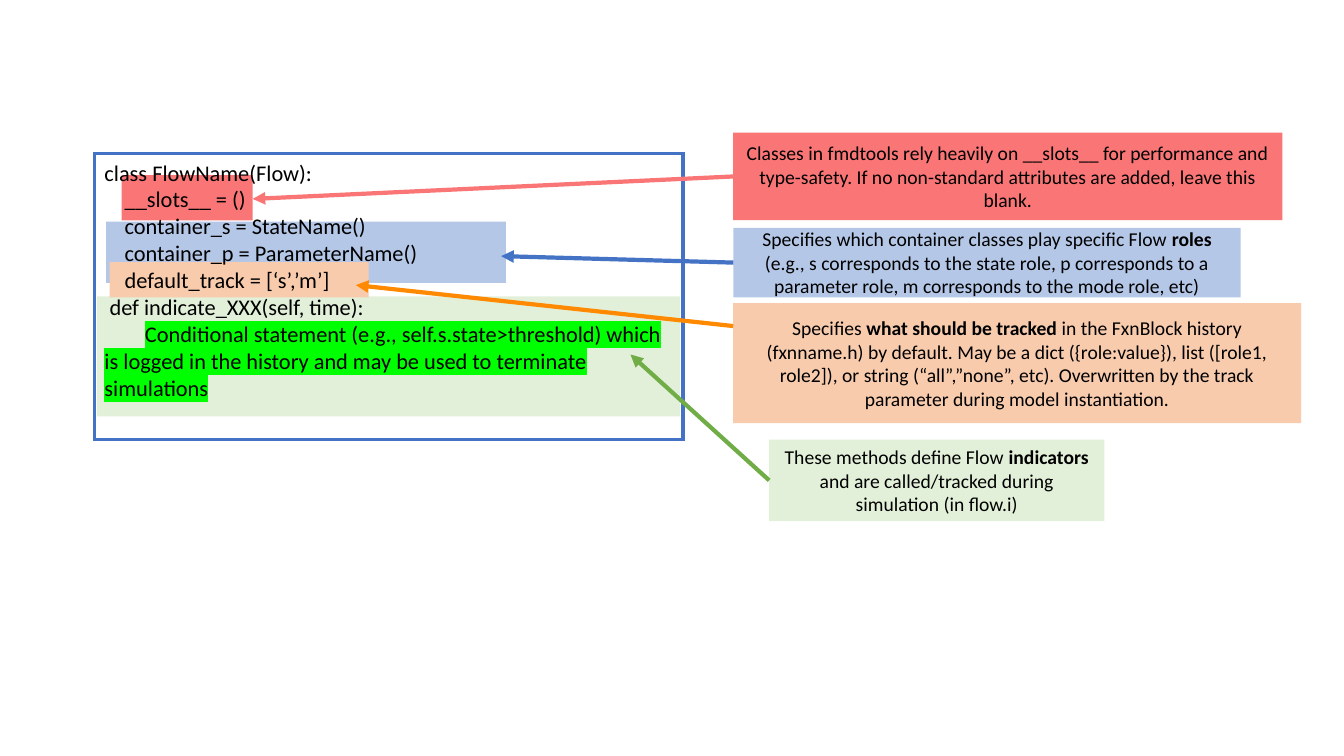
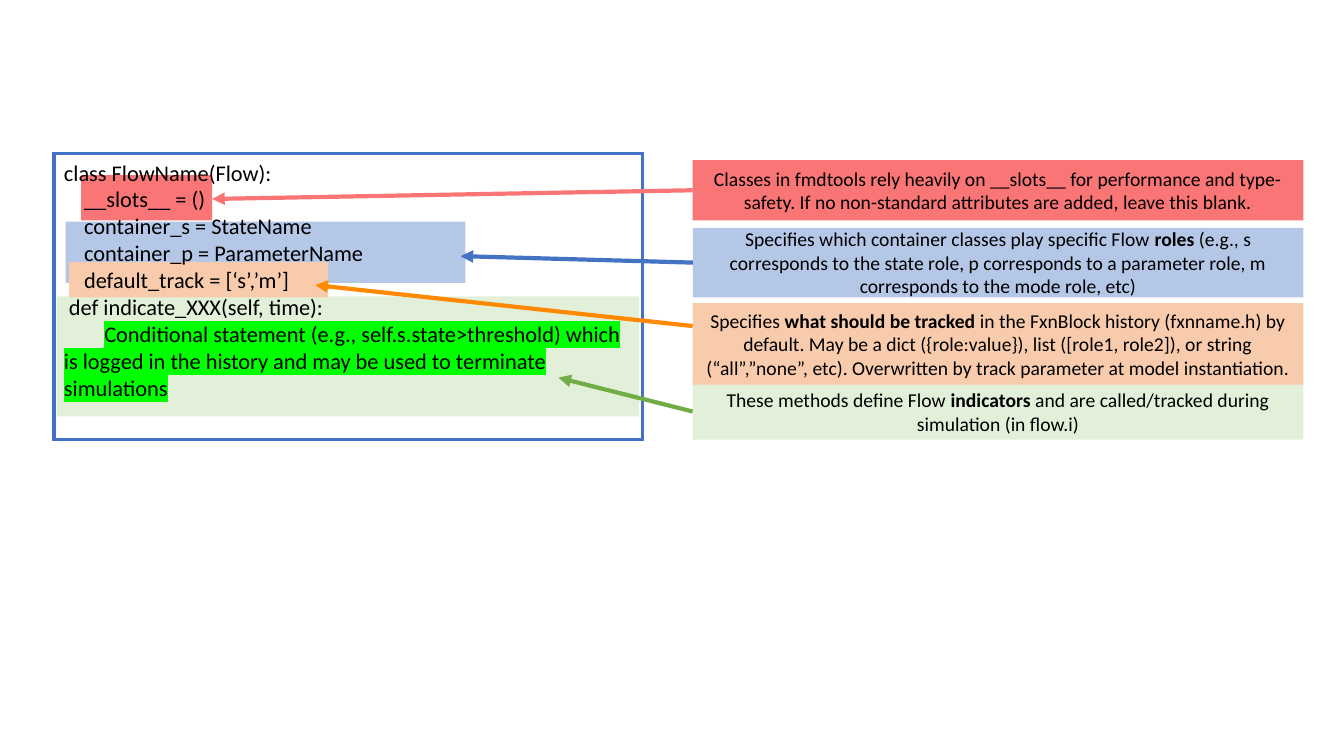
Before and after one commit to nasa/fmdtools, a slide deck: slide 13 of docs-source/figures/powerpoint/powerpoint_figures.pptx. Drawn at 1344x756 pixels with LibreOffice and Linux fonts; fonts in the diff are those of the drawing. Boxes give left, top, right and bottom in pixels: in the first picture for what was removed or moved away, otherwise in the second. Text is boxed around its words. In the diff, an @@ line names an element or a change of style, - is before the commit and + after.

```diff
--- a/docs-source/figures/powerpoint/powerpoint_figures.pptx
+++ b/docs-source/figures/powerpoint/powerpoint_figures.pptx
@@ rectangle "Classes in fmdtools rely heavily ...": place and size @@
-rectangle "Classes in fmdtools rely heavily ..." at <box>733,133,1282,221</box>
+rectangle "Classes in fmdtools rely heavily ..." at <box>693,160,1304,221</box>
@@ arrow moved from (733, 176) - (253, 199) to (693, 191) - (212, 199) @@
@@ text in rectangle at <box>84,216,363,267</box>: text changed @@
-container_s = StateName()
-container_p = ParameterName()
+container_s = StateName
+container_p = ParameterName
@@ rectangle "Specifies which container classes play ...": place and size @@
-rectangle "Specifies which container classes play ..." at <box>734,228,1241,297</box>
+rectangle "Specifies which container classes play ..." at <box>693,228,1304,297</box>
@@ 5 rectangles, 2 arrows: place and size @@
-5 rectangles, 2 arrows at <box>95,154,734,440</box>
+5 rectangles, 2 arrows at <box>54,154,693,440</box>
@@ rectangle "Specifies what should be tracked ...": place and size @@
-rectangle "Specifies what should be tracked ..." at <box>733,303,1301,423</box>
+rectangle "Specifies what should be tracked ..." at <box>693,303,1304,385</box>
@@ text in rectangle at <box>706,314,1289,378</box>: text changed @@
-Specifies what should be tracked in the FxnBlock history (fxnname.h) by default. May be a dict ({role:value}), list ([role1, role2]), or string (“all”,”none”, etc). Overwritten by the track parameter during model instantiation.
+Specifies what should be tracked in the FxnBlock history (fxnname.h) by default. May be a dict ({role:value}), list ([role1, role2]), or string (“all”,”none”, etc). Overwritten by track parameter at model instantiation.
@@ arrow moved from (769, 481) - (631, 355) to (693, 411) - (559, 378) @@
@@ rectangle "These methods define Flow indicators ...": place and size @@
-rectangle "These methods define Flow indicators ..." at <box>769,440,1104,521</box>
+rectangle "These methods define Flow indicators ..." at <box>693,383,1304,440</box>
```
Also in this commit, not shown: 11 other slides changed, 20 other files.
